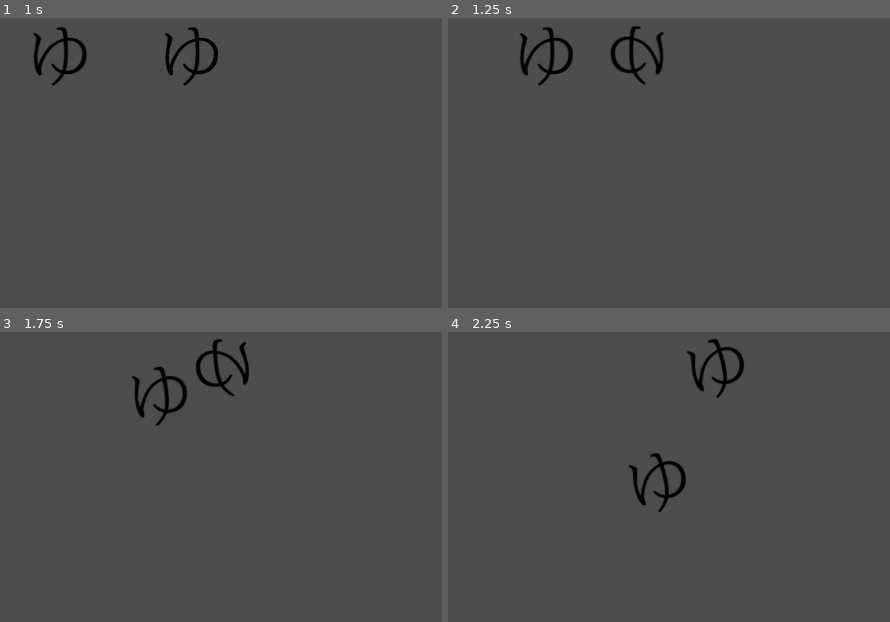
Above: before the commit, frames 1-4 (two rows, left to right).
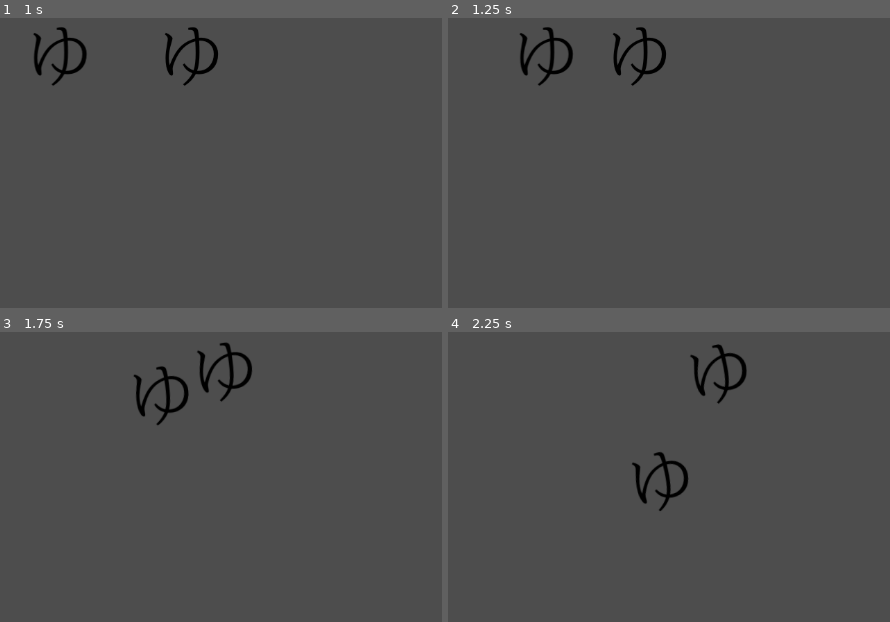
Above: after the commit, the same moments.

Repository: geometriccross/aquarium
Game: Godot game, scene res://tscn/main.tscn
Same seed, same stepped clock (60 frames per second), same inputs: the game is played once before the commit and once after it.
Inputs:
- Up to frame 1 (1 s): tap Enter at 0.5 s; hold D from 0.53 s (still down)
- Up to frame 2 (1.25 s): keep holding D
- Up to frame 3 (1.75 s): release D at 1.28 s; hold S from 1.28 s (still down)
- Up to frame 4 (2.25 s): release S at 2.03 s; hold D from 2.03 s (still down)

Frame 1 is identical in both runs. In frame 2, 0.9% of the frame differs, in the area x 36-50%, y 2-24%; in frame 3, 1.4%; in frame 4, 1.6%, in the area x 40-68%, y 2-63%.

Commit message:
行動の関数を変更。行動のパターンを示す関数を追加

Diff:
--- a/src/fish.gd
+++ b/src/fish.gd
@@ -12,6 +12,14 @@
 
 var _time := 0.0
 
+#左から順にnoraml, escape, focusへと移る確率をあらわした、
+#行動のテーブル
+var behavior_table := {
+	"random": [0.8, 0, 0.2],
+	"escape": [0.3, 0.7, 0],
+	"focus": [0.33, 0.33, 0.33]
+}
+
 const control = preload("res://src/control_utility.gd")
 
 func _physics_process(delta):
@@ -21,12 +29,14 @@
 	else:
 		_time += delta
 		if _time >= randi_range(behavior_interval_min, behavior_interval_max):
-			behavior_choice([front.hit_info(), top.hit_info(), low.hit_info()])
 			_time = 0
 
-func behavior_choice(info):
-	match info:
-		_:
-			var cranial = randi_range(-1, 1)
-			$"ゆ".flip_h = max(-cranial, 0)
-			self.apply_force(Vector2(cranial, randi_range(-1, 1)) * move_speed, Vector2.ZERO)
+func random_walk():
+	return Vector2(randi_range(-1, 1), randi_range(-1, 1))
+
+func focus_walk(target: Vector2):
+	return Vector2(transform.origin - target)
+
+func escape_walk(target: Vector2):
+	var v = focus_walk(target)
+	return Vector2(-v.y, -v.x)
Not shown: 1 places in tscn/fish.tscn that only renumber resources
